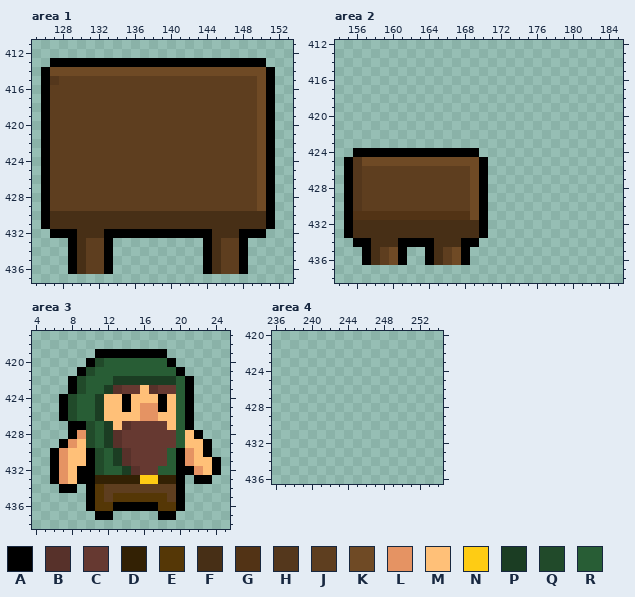
Two versions of one pixel-art file, .Aseprite Files/Tiles/HouseTileset.ase. The picture above is the old version.
600x600 pixels, 1 frame. Colours within 5 levels of each other are drawn and written as one. Shown: area 1: x 125..153, y 411..437; area 2: x 154..185, y 412..438; area 3: x 4..25, y 417..438; area 4: x 236..254, y 420..436. The commit also changed other parts of the picture, which this record leaves out.
Palette (. is transparent): A #000000  B #57312a  C #663931  D #332104  E #553706  F #472f16  G #523315  H #54371c  J #5e3e1f  K #6f4a25  L #e59363  M #ffc078  N #fecc14  P #1b3d23  Q #214a2a  R #285d35
Pixels before, area 1, first column x 126:
413 .AAAAAAAAAAAAAAAAAAAAAAAA.
414 AKKKKKKKKKKKKKKKKKKKKKKKKA
415 AHJJJJJJJJJJJJJJJJJJJJJJKA
416 AJJJJJJJJJJJJJJJJJJJJJJJKA
417 AJJJJJJJJJJJJJJJJJJJJJJJKA
418 AJJJJJJJJJJJJJJJJJJJJJJJKA
419 AJJJJJJJJJJJJJJJJJJJJJJJKA
420 AJJJJJJJJJJJJJJJJJJJJJJJKA
421 AJJJJJJJJJJJJJJJJJJJJJJJKA
422 AJJJJJJJJJJJJJJJJJJJJJJJKA
423 AJJJJJJJJJJJJJJJJJJJJJJJKA
424 AJJJJJJJJJJJJJJJJJJJJJJJKA
425 AJJJJJJJJJJJJJJJJJJJJJJJKA
426 AJJJJJJJJJJJJJJJJJJJJJJJKA
427 AJJJJJJJJJJJJJJJJJJJJJJJKA
428 AJJJJJJJJJJJJJJJJJJJJJJJKA
429 AJJJJJJJJJJJJJJJJJJJJJJJKA
430 AFFFFFFFFFFFFFFFFFFFFFFFFA
431 AFFFFFFFFFFFFFFFFFFFFFFFFA
432 .AAAFFFAAAAAAAAAAAAFFFAAA.
433 ...AFJJA..........AFJJA...
434 ...AFJJA..........AFJJA...
435 ...AFJJA..........AFJJA...
436 ...AFJJA..........AFJJA...
Pixels before, area 2, first column x 155:
424 .AAAAAAAAAAAAAA.
425 AHKKKKKKKKKKKKKA
426 AHJJJJJJJJJJJJKA
427 AHJJJJJJJJJJJJKA
428 AHJJJJJJJJJJJJKA
429 AHJJJJJJJJJJJJKA
430 AHJJJJJJJJJJJJKA
431 AGGGGGGGGGGGGGKA
432 AFFFFFFFFFFFFFFA
433 AFFFFFFFFFFFFFFA
434 .AAFFFAAAAFFFAA.
435 ..AFJKA..AFJKA..
436 ..AFJKA..AFJKA..
Pixels before, area 3, first column x 6:
419 .....AAAAAAAA......
420 ....AQRRRRRRRA.....
421 ...AQRRRRRRRRRA....
422 ..AQRRRPPPPPPPRA...
423 ..AQRRPBCCMBCCRA...
424 .AQRRPMMAMMMAMRA...
425 .AQRRPMMAMLLAMRA...
426 .AQRRPMMMMLLMMRA...
427 ..AAQRPMBCCCCMRA...
428 ..ALQRPBCCCCCCRMA..
429 .ALMQRPBCCCCCCRMMA.
430 ALMMAQRPBCCCCRALMA.
431 ALMMAQRPBCCCCRALMMA
432 ALMAAQRRPBCCRRAALMA
433 ALMAADDDDDNNDDA.AA.
434 .AA.AEJJJJJJJJA....
435 ....AEJEEEEEEJA....
436 ....AEEAAAAAEEA....
437 .....AA.....AA.....
After the commit:
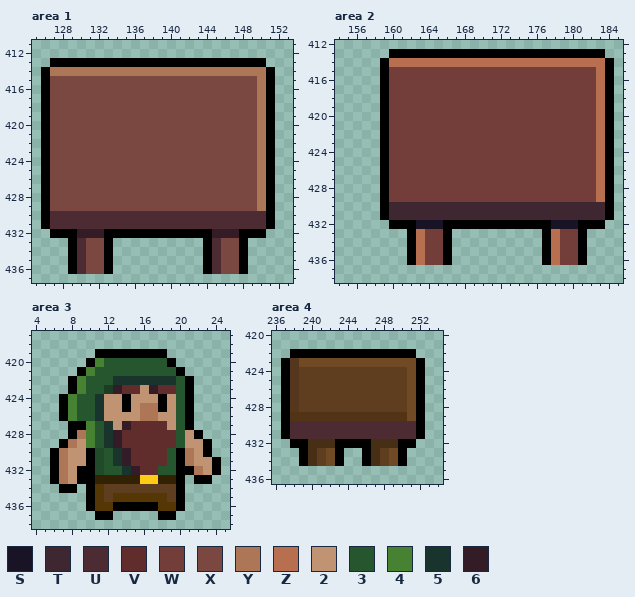
Colours new in this view: S #181425  T #3e2731  U #4d2b32  V #602c2c  W #733e39  X #7a4841  Y #ad7757  Z #b86f50  2 #c09473  3 #25562e  4 #468232  5 #19332d  6 #341c27
Diff:
Area 1:
y 414: x 127..150 KKKKKKKKKKKKKKKKKKKKKKKK -> YYYYYYYYYYYYYYYYYYYYYYYY
y 415: x 127..150 HJJJJJJJJJJJJJJJJJJJJJJK -> XXXXXXXXXXXXXXXXXXXXXXXY
y 416..429: x 127..150 JJJJJJJJJJJJJJJJJJJJJJJK -> XXXXXXXXXXXXXXXXXXXXXXXY
y 430..431: x 127..150 FFFFFFFFFFFFFFFFFFFFFFFF -> UUUUUUUUUUUUUUUUUUUUUUUU
y 432: x 130..132 FFF -> 666; x 145..147 FFF -> 666
y 433..436: x 130..132 FJJ -> UXX; x 145..147 FJJ -> UXX
Area 2:
y 413: x 160..183 ........................ -> AAAAAAAAAAAAAAAAAAAAAAAA
y 414: x 159..184 .......................... -> AZZZZZZZZZZZZZZZZZZZZZZZZA
y 415..423: x 159..184 .......................... -> AWWWWWWWWWWWWWWWWWWWWWWWZA
y 424: x 156..158 AAA -> ...; x 160..184 AAAAAAAAAA............... -> WWWWWWWWWWWWWWWWWWWWWWWZA
y 425: x 155..184 AHKKKKKKKKKKKKKA.............. -> ....AWWWWWWWWWWWWWWWWWWWWWWWZA
y 426..429: x 155..184 AHJJJJJJJJJJJJKA.............. -> ....AWWWWWWWWWWWWWWWWWWWWWWWZA
y 430: x 155..184 AHJJJJJJJJJJJJKA.............. -> ....ATTTTTTTTTTTTTTTTTTTTTTTTA
y 431: x 155..184 AGGGGGGGGGGGGGKA.............. -> ....ATTTTTTTTTTTTTTTTTTTTTTTTA
y 432: x 155..169 AFFFFFFFFFFFFFF -> .....AAASSSAAAA; x 171..183 ............. -> AAAAAAASSSAAA
y 433: x 155..170 AFFFFFFFFFFFFFFA -> .......AZWWA....; x 177..181 ..... -> AZWWA
y 434: x 156..161 AAFFFA -> ......; x 163..169 AAFFFAA -> ZWWA...; x 177..181 ..... -> AZWWA
y 435..436: x 157..168 AFJKA..AFJKA -> .....AZWWA..; x 177..181 ..... -> AZWWA
Area 3:
y 420: x 11..18 QRRRRRRR -> 43333333
y 421: x 10..19 QRRRRRRRRR -> 4333333333
y 422: x 9..20 QRRRPPPPPPPR -> 433355555553
y 423: x 9..11 QRR -> 433; x 13..20 BCCMBCCR -> 6VV26VV3
y 424: x 8..13 QRRPMM -> 433522; x 15..17 MMM -> 222; x 19..20 MR -> 23
y 425: x 8..13 QRRPMM -> 433522; x 15..17 MLL -> 2YY; x 19..20 MR -> 23
y 426: x 8..20 QRRPMMMMLLMMR -> 43352222YY223
y 427: x 10..20 QRPMBCCCCMR -> 43526VVVV23
y 428: x 9..21 LQRPBCCCCCCRM -> Y4356VVVVVV32
y 429: x 8..22 LMQRPBCCCCCCRMM -> Y24356VVVVVV322
y 430: x 7..9 LMM -> Y22; x 12..19 RPBCCCCR -> 356VVVV3; x 21..22 LM -> Y2
y 431: x 7..9 LMM -> Y22; x 12..19 RPBCCCCR -> 356VVVV3; x 21..23 LMM -> Y22
y 432: x 7..8 LM -> Y2; x 12..19 RRPBCCRR -> 3356VV33; x 22..23 LM -> Y2
y 433: x 7..8 LM -> Y2
Area 4:
y 422: x 238..251 .............. -> AAAAAAAAAAAAAA
y 423: x 237..252 ................ -> AHKKKKKKKKKKKKKA
y 424..428: x 237..252 ................ -> AHJJJJJJJJJJJJKA
y 429: x 237..252 ................ -> AGGGGGGGGGGGGGKA
y 430..431: x 237..252 ................ -> AUUUUUUUUUUUUUUA
y 432: x 238..251 .............. -> AAFFFAAAAFFFAA
y 433..434: x 239..243 ..... -> AFJKA; x 246..250 ..... -> AFJKA
